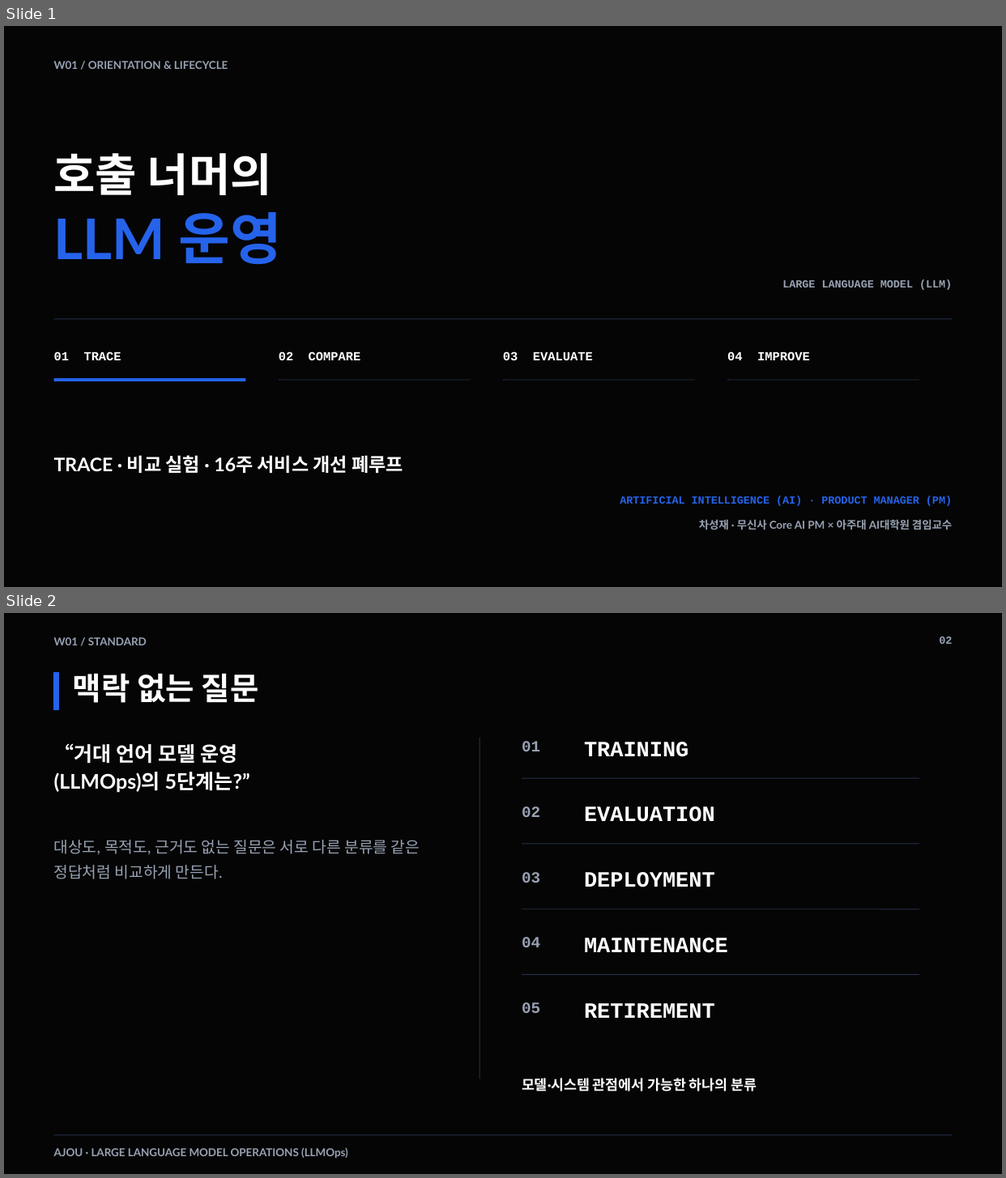
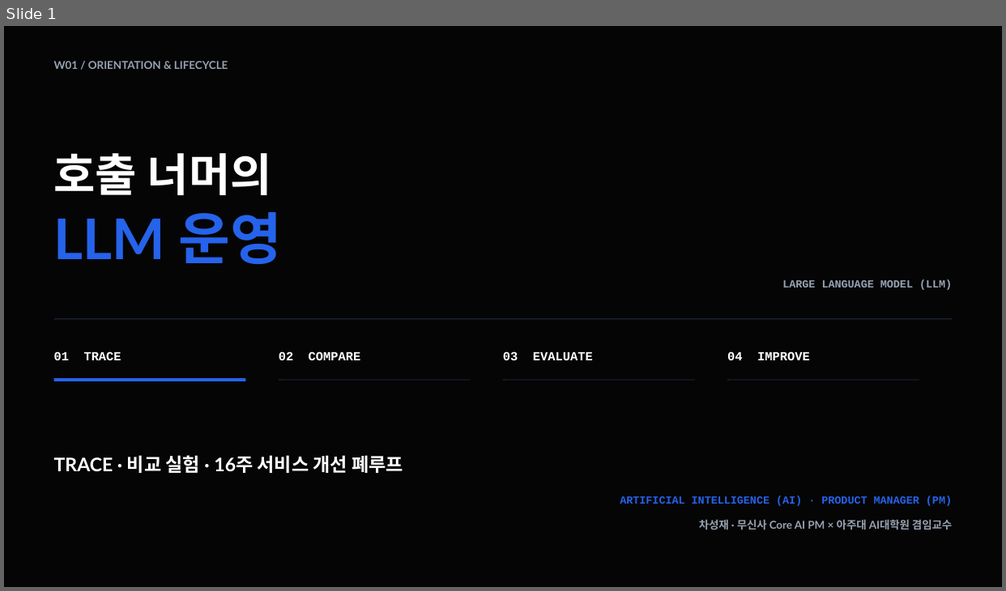
Before and after one commit to smilesjcha/llmops-16week, a slide deck: week01/lecture/01_week1_llmops_kickoff.pptx. Shown one above the other, each under a label of ours: slides 1 and 2 before the commit, slide 1 after it. The pictures are 1006x1178 and 1006x591 pixels, drawn with LibreOffice and Linux fonts; fonts in the diff are those of the drawing. Boxes give left, top, right and bottom in pixels: in the first picture for what was removed or moved away, otherwise in the second. Text is boxed around its words. In the diff, an @@ line names an element or a change of style, - is before the commit and + after.

```diff
--- a/week01/lecture/01_week1_llmops_kickoff.pptx
+++ b/week01/lecture/01_week1_llmops_kickoff.pptx
@@ slide 2 removed at [4, 613, 1002, 1174], background #050505 @@
@@ text removed at [939, 636, 952, 644] @@
-02
@@ text removed at [54, 637, 147, 645] @@
-W01 / STANDARD
@@ rectangle removed at [54, 672, 58, 709] @@
@@ text removed at [73, 673, 259, 703] @@
-맥락 없는 질문
@@ text removed at [54, 743, 250, 793] @@
-“거대 언어 모델 운영
-(LLMOps)의 5단계는?”
@@ line removed from (479, 738) to (479, 1080) @@
@@ text removed at [522, 741, 540, 752] @@
-01
@@ text removed at [584, 742, 688, 757] @@
-TRAINING
@@ line removed from (522, 778) to (919, 778) @@
@@ text removed at [522, 807, 540, 817] @@
-02
@@ text removed at [584, 807, 715, 822] @@
-EVALUATION
@@ text removed at [54, 840, 420, 879] @@
-대상도, 목적도, 근거도 없는 질문은 서로 다른 분류를 같은 정답처럼 비교하게 만든다.
@@ line removed from (522, 844) to (919, 844) @@
@@ text removed at [522, 872, 540, 883] @@
-03
@@ text removed at [584, 872, 715, 888] @@
-DEPLOYMENT
@@ line removed from (522, 909) to (919, 909) @@
@@ text removed at [522, 937, 540, 948] @@
-04
@@ text removed at [584, 938, 728, 953] @@
-MAINTENANCE
@@ line removed from (522, 974) to (919, 974) @@
@@ text removed at [522, 1003, 540, 1013] @@
-05
@@ text removed at [584, 1003, 715, 1018] @@
-RETIREMENT
@@ text removed at [522, 1078, 756, 1092] @@
-모델·시스템 관점에서 가능한 하나의 분류
@@ line removed from (54, 1135) to (953, 1135) @@
@@ text removed at [54, 1148, 348, 1159] @@
-AJOU · LARGE LANGUAGE MODEL OPERATIONS (LLMOps)
```
Also in this commit, not shown: 13 slides changed, 3 slides added, 2 other slides removed, 16 other files.
